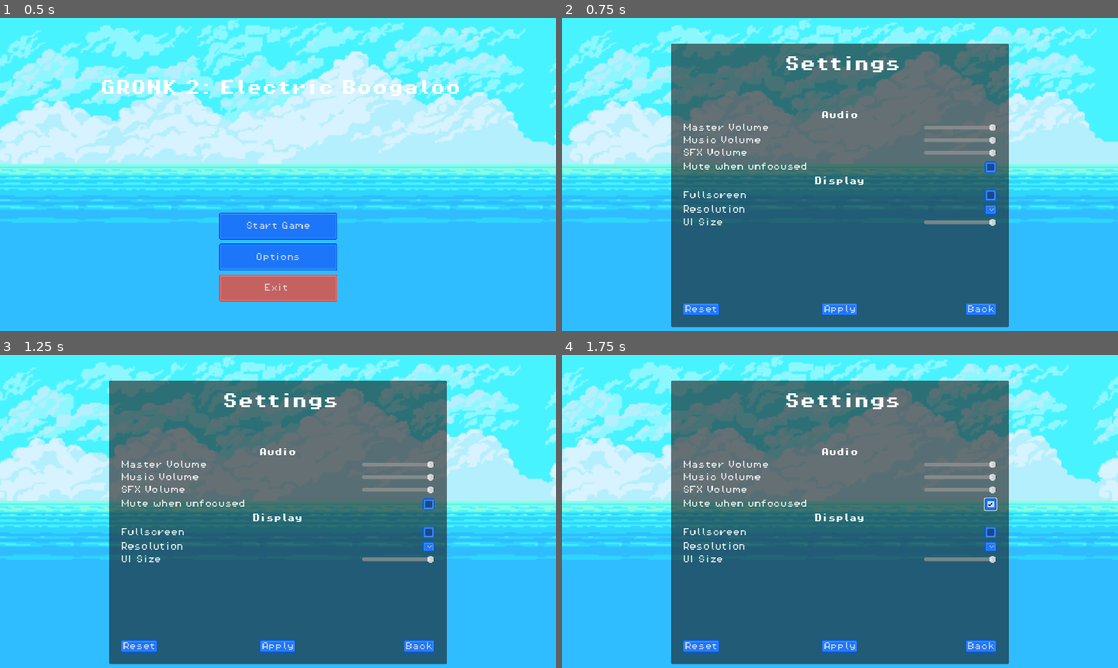
Above: before the commit, frames 1-4 (two rows, left to right).
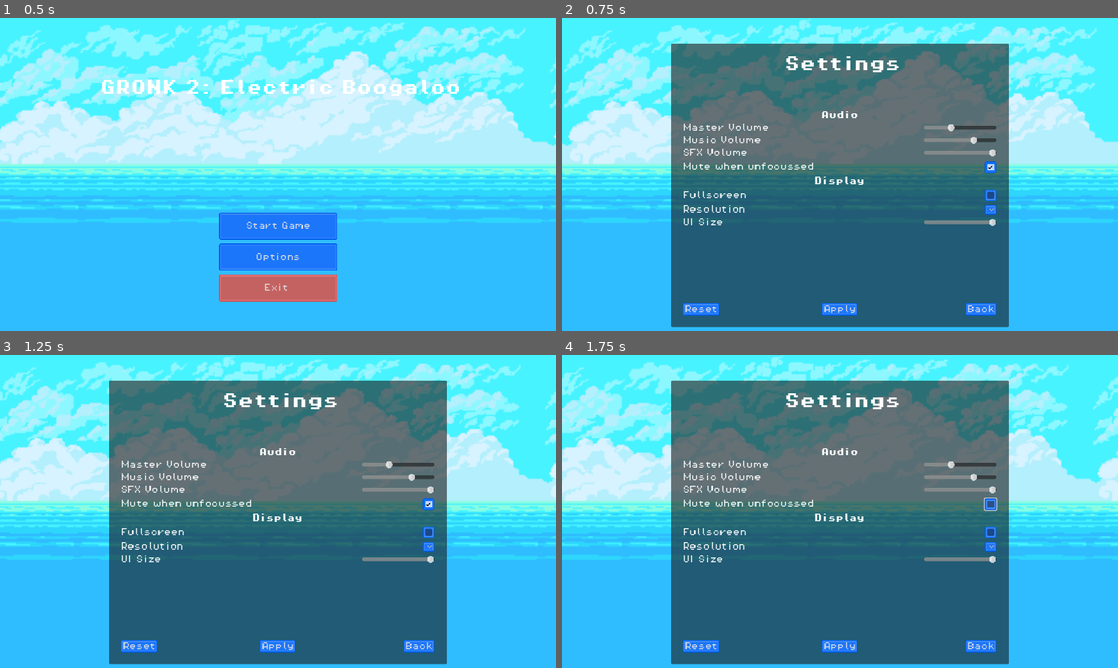
Above: after the commit, the same moments.

Repository: gingeapple182/GRONK-2
Game: Godot game, scene res://scenes/start_screen.tscn
The game is run twice, just before and just after one commit, with the same random seed, the same clock (stepped at 60 frames per second) and the same inputs.
Inputs (mouse positions are in pixels of both pictures, inside the frame that each line leads up to):
- Up to frame 1 (0.5 s): no input
- Up to frame 2 (0.75 s): click "Options" at 0.5 s
- Up to frame 3 (1.25 s): no input
- Up to frame 4 (1.75 s): click (990, 505) at 1.25 s

Frame 1 is identical in both runs. In frame 2, 0.3% of the frame differs, in the area x 41-78%, y 34-50%; in frame 3, 0.3%; in frame 4, 0.3%.

Commit message:
Change volume
Made volume settings functional
- can now change volume in settings menu
Mute when unfocussed functional

Diff:
--- a/gronk-2/scenes/settings_menu.tscn
+++ b/gronk-2/scenes/settings_menu.tscn
@@ -130,16 +130,16 @@
 size_flags_horizontal = 10
 value = 100.0
 
-[node name="MuteUnfocused" type="HBoxContainer" parent="Panel/VBoxContainer"]
-layout_mode = 2
-
-[node name="MuteUnfocusedLabel" type="Label" parent="Panel/VBoxContainer/MuteUnfocused"]
-layout_mode = 2
-theme_override_fonts/font = ExtResource("5_h0quh")
-theme_override_font_sizes/font_size = 16
-text = "Mute when unfocused"
-
-[node name="MuteFocusCheckBox" type="CheckBox" parent="Panel/VBoxContainer/MuteUnfocused"]
+[node name="MuteUnfocussed" type="HBoxContainer" parent="Panel/VBoxContainer"]
+layout_mode = 2
+
+[node name="MuteUnfocussedLabel" type="Label" parent="Panel/VBoxContainer/MuteUnfocussed"]
+layout_mode = 2
+theme_override_fonts/font = ExtResource("5_h0quh")
+theme_override_font_sizes/font_size = 16
+text = "Mute when unfocussed"
+
+[node name="MuteFocusCheckBox" type="CheckBox" parent="Panel/VBoxContainer/MuteUnfocussed"]
 layout_mode = 2
 size_flags_horizontal = 10
 
@@ -222,7 +222,7 @@
 [connection signal="value_changed" from="Panel/VBoxContainer/MasterVolume/MasterVolumeSlider" to="." method="_on_master_volume_value_changed"]
 [connection signal="value_changed" from="Panel/VBoxContainer/MusicVolume/MusicVolumeSlider" to="." method="_on_music_volume_value_changed"]
 [connection signal="value_changed" from="Panel/VBoxContainer/SFXVolume/SFXVolumeSlider" to="." method="_on_sfx_volume_value_changed"]
-[connection signal="toggled" from="Panel/VBoxContainer/MuteUnfocused/MuteFocusCheckBox" to="." method="_on_mute_focus_box_toggled"]
+[connection signal="toggled" from="Panel/VBoxContainer/MuteUnfocussed/MuteFocusCheckBox" to="." method="_on_mute_focus_box_toggled"]
 [connection signal="toggled" from="Panel/VBoxContainer/Fullscreen/FullscreenCheckBox" to="." method="_on_fullscreen_box_toggled"]
 [connection signal="value_changed" from="Panel/VBoxContainer/UIScaler/UIScaleSlider" to="." method="_on_ui_scale_value_changed"]
 [connection signal="pressed" from="Panel/VBoxContainer/NavigationButtons/ButtonReset" to="." method="_on_button_reset_pressed"]
--- a/gronk-2/scripts/settings_menu.gd
+++ b/gronk-2/scripts/settings_menu.gd
@@ -1,17 +1,48 @@
 extends Control
+
+var pending_master_volume := 100.0
+var pending_music_volume := 100.0
+var pending_sfx_volume := 100.0
+var mute_when_unfocussed := true
+
+
+# set settings to be accurate
+func _ready() -> void:
+	# audio
+	var master_db = AudioServer.get_bus_volume_db(AudioServer.get_bus_index("Master"))
+	var music_db = AudioServer.get_bus_volume_db(AudioServer.get_bus_index("Music"))
+	var sfx_db = AudioServer.get_bus_volume_db(AudioServer.get_bus_index("SFX"))
+
+	pending_master_volume = db_to_linear(master_db) * 100.0
+	pending_music_volume = db_to_linear(music_db) * 100.0
+	pending_sfx_volume = db_to_linear(sfx_db) * 100.0
+
+	$Panel/VBoxContainer/MasterVolume/MasterVolumeSlider.value = pending_master_volume
+	$Panel/VBoxContainer/MusicVolume/MusicVolumeSlider.value = pending_music_volume
+	$Panel/VBoxContainer/SFXVolume/SFXVolumeSlider.value = pending_sfx_volume
+
+	$Panel/VBoxContainer/MuteUnfocussed/MuteFocusCheckBox.button_pressed = mute_when_unfocussed
+
+	# display
+
+func _notification(what: int) -> void:
+	if what == NOTIFICATION_WM_WINDOW_FOCUS_OUT and mute_when_unfocussed:
+		AudioServer.set_bus_mute(AudioServer.get_bus_index("Master"), true)
+	elif what == NOTIFICATION_WM_WINDOW_FOCUS_IN:
+		AudioServer.set_bus_mute(AudioServer.get_bus_index("Master"), false)
 
 # audio settings
 func _on_master_volume_value_changed(value: float) -> void:
-	pass # Replace with function body.
+	pending_master_volume = value
 
 func _on_music_volume_value_changed(value: float) -> void:
-	pass # Replace with function body.
+	pending_music_volume = value
 
 func _on_sfx_volume_value_changed(value: float) -> void:
-	pass # Replace with function body.
+	pending_sfx_volume = value
 
 func _on_mute_focus_box_toggled(toggled_on: bool) -> void:
-	pass # Replace with function body.
+	mute_when_unfocussed = toggled_on
 
 # display settings
 func _on_fullscreen_box_toggled(toggled_on: bool) -> void:
@@ -20,12 +51,22 @@
 func _on_ui_scale_value_changed(value: float) -> void:
 	pass # Replace with function body.
 
+
 # navigation buttons
 func _on_button_reset_pressed() -> void:
 	pass # Replace with function body.
 
 func _on_button_apply_pressed() -> void:
-	pass # Replace with function body.
+	var master_db = linear_to_db(pending_master_volume / 100.0)
+	var music_db = linear_to_db(pending_music_volume / 100.0)
+	var sfx_db = linear_to_db(pending_sfx_volume / 100.0)
+
+	AudioServer.set_bus_volume_db(AudioServer.get_bus_index("Master"), master_db)
+	AudioServer.set_bus_volume_db(AudioServer.get_bus_index("Music"), music_db)
+	AudioServer.set_bus_volume_db(AudioServer.get_bus_index("SFX"), sfx_db)
+	print("Applying volumes: Master =", pending_master_volume, ", Music =", pending_music_volume, ", SFX =", pending_sfx_volume)
+	print("Master dB:", master_db, "Music dB:", music_db, "SFX dB:", sfx_db)
+	print("Settings applied ':)'")
 
 func _on_button_back_pressed() -> void:
 	get_tree().change_scene_to_file("res://scenes/start_screen.tscn")
